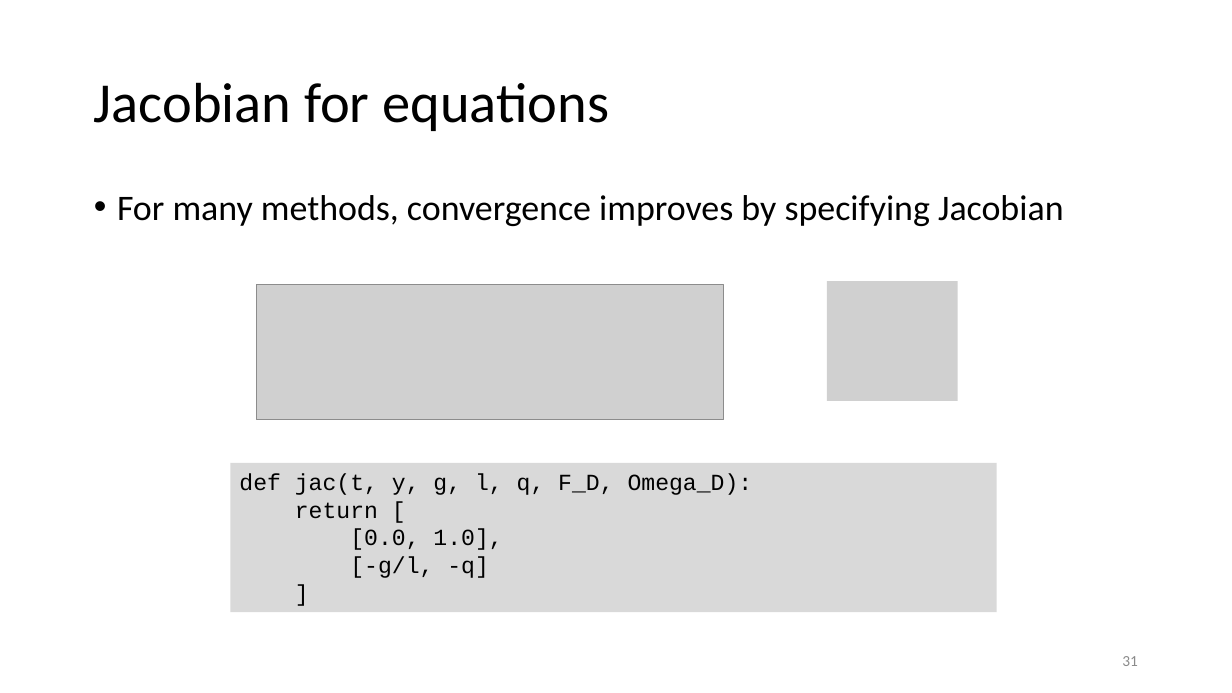
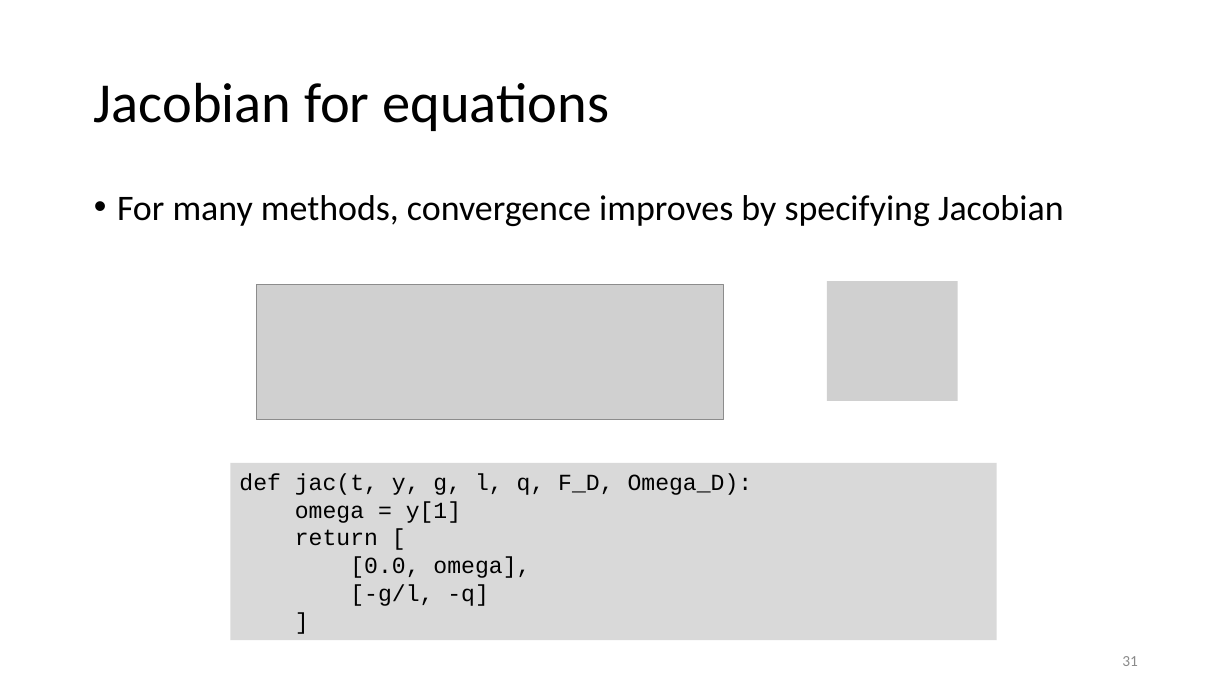
Before and after one commit to gjbex/Scientific-Python, a slide deck: slide 31 of scientific_python.pptx. Drawn at 1232x693 pixels with LibreOffice and Linux fonts; fonts in the diff are those of the drawing; grey boxes stand for pictures. Boxes give left, top, right and bottom in pixels: in the first picture for what was removed or moved away, otherwise in the second. Text is boxed around its words. In the diff, an @@ line names an element or a change of style, - is before the commit and + after.

```diff
--- a/scientific_python.pptx
+++ b/scientific_python.pptx
@@ rectangle "def jac(t, y, g, l, ...": place and size @@
-rectangle "def jac(t, y, g, l, ..." at <box>230,463,996,613</box>
+rectangle "def jac(t, y, g, l, ..." at <box>230,463,996,640</box>
@@ text in rectangle at <box>295,501,461,523</box>: paragraph added @@
+omega = y[1]
@@ text in rectangle at <box>350,556,530,578</box>: text changed @@
-[0.0, 1.0],
+[0.0, omega],
```
Also in this commit, not shown: 1 other slide changed.
